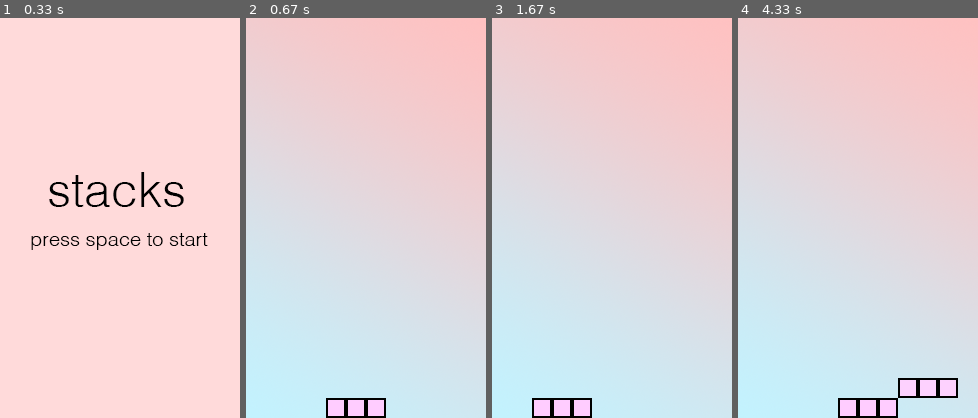
Above: before the commit, frames 1-4 (left to right).
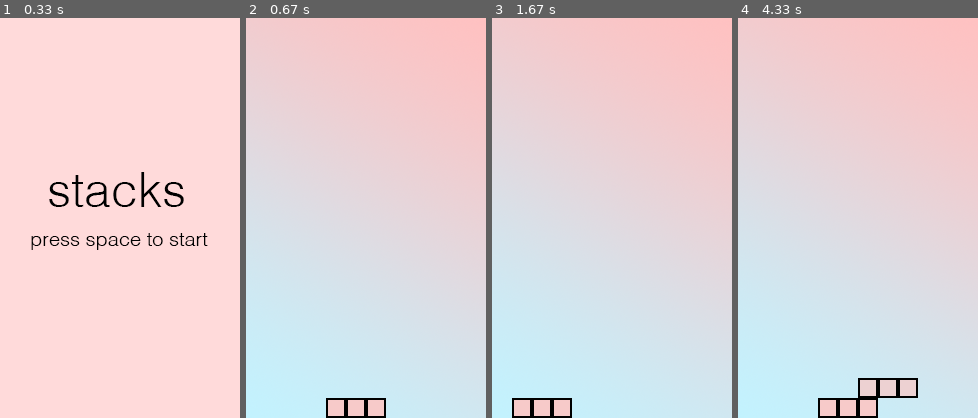
Above: after the commit, the same moments.

Repository: lshirase/pygame
Game: pygame game, started from main.py
Same seed, same stepped clock (60 frames per second), same inputs: the game is played once before the commit and once after it.
Inputs:
- Up to frame 1 (0.33 s): no input
- Up to frame 2 (0.67 s): tap Space at 0.33 s
- Up to frame 3 (1.67 s): tap Space at 0.67, 1.07, 1.37, 1.57 s
- Up to frame 4 (4.33 s): tap Space at 1.9, 2.2, 2.4, 2.7, 2.97, 3.3, 3.6, 3.73, 4.13 s

Frame 1 is identical in both runs. In frame 2, 0.8% of the frame differs, in the area x 34-58%, y 95-100%; in frame 3, 1.4%; in frame 4, 3.3%, in the area x 33-92%, y 90-100%.

Commit message:
changed win level to top of the screen

Diff:
--- a/main.py
+++ b/main.py
@@ -14,20 +14,18 @@
 SCREEN_WIDTH = 240
 SCREEN_HEIGHT = 400
 SCREEN_SIZE = SCREEN_WIDTH, SCREEN_HEIGHT
-TILE_WIDTH = SCREEN_WIDTH / BOARD_WIDTH
-TILE_HEIGHT = SCREEN_HEIGHT / BOARD_HEIGHT
+TILE_WIDTH = 20
+TILE_HEIGHT = 20
 TILE_SIZE = TILE_WIDTH, TILE_HEIGHT
 
 
-TILE_COLOR_LIST = [(255, 204, 255), (253, 209, 254), (252, 215, 253), (251, 221, 253), (250, 226, 252), (249, 232, 252), (248, 238, 251), (247, 243, 251
-), (246, 249, 250)]
-
-
-LEVEL_SPEED = ( 80, 80, 75, 75, 70, 70, 65, 60, 55, 50,
-				45, 40, 35, 30, 32 )
-
-
-WIN_LEVEL = 15
+TILE_COLOR_LIST_ONE= [(247, 202, 201), (237,209,210), (226,215,219), (216,222,228), (206,229,237), (195,235,246), (185,242,255)]
+
+
+TILE_SPEED = ( 85, 85, 80, 80, 75, 75, 70, 70, 65, 63, 60, 55, 52, 50, 45, 40, 35, 30, 29, 28)
+
+
+WIN_LEVEL = 20
 
 current_speed = 50 # Current tile speed in milliseconds
 board = []
@@ -37,8 +35,11 @@
 old_y = current_y
 current_width = 3
 current_level = 0
-current_color = 0
-current_colorcount = 9
+col = (247, 202, 201)
+prevcol = 0
+counter = 0
+colorreverse = False
+
 
 
 
@@ -96,7 +97,7 @@
 	current_x = 0
 	current_y = BOARD_HEIGHT - 1
 	current_level = 0
-	current_speed = LEVEL_SPEED[current_level]
+	current_speed = TILE_SPEED[current_level]
 	current_width = 3
 
 
@@ -135,10 +136,10 @@
 
 	if current_width == 0:
 		game = LOSE
-	# elif current_level == WIN_LEVEL:
-	# 	game = WIN
+	elif current_level == WIN_LEVEL:
+	 	game = WIN
 	else:
-		current_speed = LEVEL_SPEED[current_level]
+		current_speed = TILE_SPEED[current_level]
 
 
 last_time = 0
@@ -183,51 +184,98 @@
 	fill_current_row()
 
 def draw_board(screen):
+	global counter, colorreverse
 	for x in range(BOARD_WIDTH):
 		for y in range(BOARD_HEIGHT):
 			if board[x][y] == 1:
 				draw_tile(screen, x, y)
 
+
+
 def draw_tile(screen, x, y):
-	global current_color, current_colorcount
-	col = (255,0,0)
+	global colorreverse, counter, prevcol
+	if colorreverse == False:
+		try:
+			col = TILE_COLOR_LIST_ONE[prevcol + 1]
+		except:
+			colorreverse == True
+			col = TILE_COLOR_LIST_ONE[prevcol - 1]
+
+	else:
+		try:
+			col = TILE_COLOR_LIST_ONE[prevcol - 1]
+		except:
+			colorreverse == False
+			col = TILE_COLOR_LIST_ONE[prevcol + 1]
+
+
+
+
+
+	# counttemp = counter % 3
+	# if colorreverse == False:
+	# 	if counttemp == 6:
+	# 		col = TILE_COLOR_LIST_ONE[counttemp]
+	# 		colorreverse = True
+	# 	else:
+	# 		col = TILE_COLOR_LIST_ONE[counttemp]
+	# elif colorreverse == True:
+	# 	if counttemp == 0:
+	# 		col = TILE_COLOR_LIST_ONE[counttemp]
+	# 		colorreverse = False
+	# 	else:
+	# 		col = TILE_COLOR_LIST_ONE[counttemp]
+
+	# if colorreverse == False:
+	# 	counter = counter + 1
+	# else:
+	# 	counter = counter - 1
+
 
 	if y == BOARD_HEIGHT - 1:
-		col = TILE_COLOR_LIST[0]
+		col = TILE_COLOR_LIST_ONE[0]
 	elif y == BOARD_HEIGHT - 2:
-		col = TILE_COLOR_LIST[1]
+		col = TILE_COLOR_LIST_ONE[1]
 	elif y == BOARD_HEIGHT - 3:
-		col = TILE_COLOR_LIST[2]
+		col = TILE_COLOR_LIST_ONE[2]
 	elif y == BOARD_HEIGHT - 4:
-		col = TILE_COLOR_LIST[3]
+		col = TILE_COLOR_LIST_ONE[3]
 	elif y == BOARD_HEIGHT - 5:
-		col = TILE_COLOR_LIST[4]
+		col = TILE_COLOR_LIST_ONE[4]
 	elif y == BOARD_HEIGHT - 6:
-		col = TILE_COLOR_LIST[5]
+		col = TILE_COLOR_LIST_ONE[5]
 	elif y == BOARD_HEIGHT - 7:
-		col = TILE_COLOR_LIST[6]
+		col = TILE_COLOR_LIST_ONE[6]
 	elif y == BOARD_HEIGHT - 8:
-		col = TILE_COLOR_LIST[7]
+		col = TILE_COLOR_LIST_ONE[5]
 	elif y == BOARD_HEIGHT - 9:
-		col = TILE_COLOR_LIST[8]
-	elif y == BOARD_HEIGHT - 5:
-		col = TILE_COLOR_LIST[4]
+		col = TILE_COLOR_LIST_ONE[4]
+	elif y == BOARD_HEIGHT - 10:
+		col = TILE_COLOR_LIST_ONE[3]
+	elif y == BOARD_HEIGHT - 11:
+		col = TILE_COLOR_LIST_ONE[2]
+	elif y == BOARD_HEIGHT - 12:
+		col = TILE_COLOR_LIST_ONE[1]
+	elif y == BOARD_HEIGHT - 13:
+		col = TILE_COLOR_LIST_ONE[0]
+
+
 	# if current_color == 0 and current_colorcount == 9:
-	# 	col = TILE_COLOR_LIST[current_color]
+	# 	col = TILE_COLOR_LIST_ONE[current_color]
 	# 	current_color = current_color + 1
 	# 	current_colorcount = current_colorcount - 1
 
 	# elif current_color < 8 and current_colorcount > 0:
-	# 	col = TILE_COLOR_LIST[current_color]
+	# 	col = TILE_COLOR_LIST_ONE[current_color]
 	# 	current_color = current_color + 1
 	# 	current_colorcount = current_colorcount - 1
 
 	# elif current_color == 8 and current_colorcount == 0:
-	# 	col = TILE_COLOR_LIST[current_color]
+	# 	col = TILE_COLOR_LIST_ONE[current_color]
 	# 	current_color = current_color - 1
 	# 	current_colorcount = current_colorcount + 1
 	# elif current_color > 0 and current_colorcount < 8:
-	# 	col = TILE_COLOR_LIST[current_color]
+	# 	col = TILE_COLOR_LIST_ONE[current_color]
 	# 	current_color = current_color - 1
 	# 	current_colorcount = current_colorcount + 1
 
